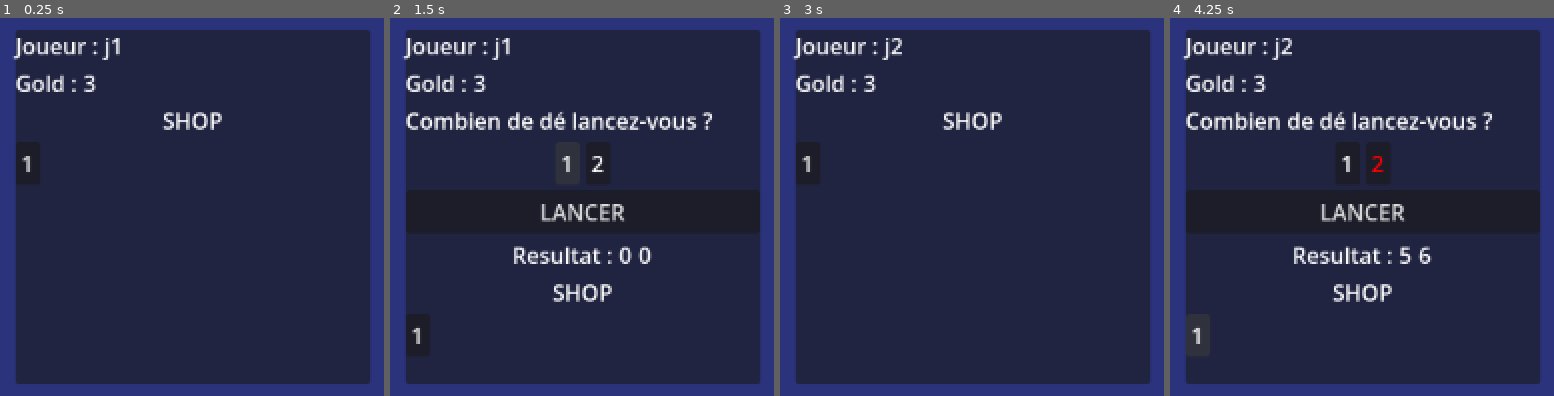
Above: before the commit, frames 1-4 (left to right).
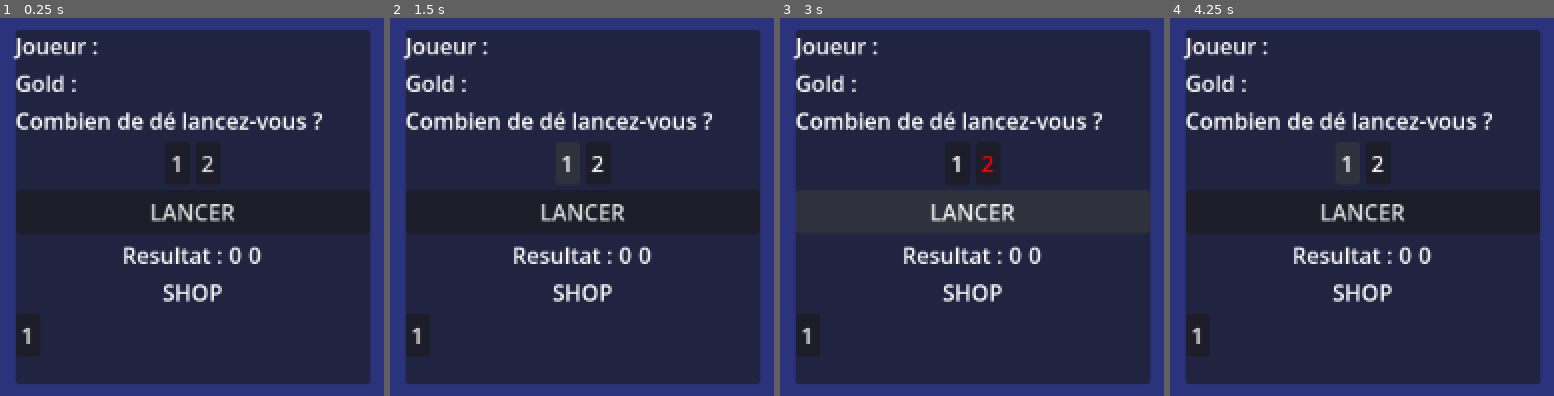
Above: after the commit, the same moments.

Repository: NyHaja/Minivilles
Game: Godot game, scene res://main.tscn
Same seed, same stepped clock (60 frames per second), same inputs: the game is played once before the commit and once after it.
Inputs:
- Up to frame 1 (0.25 s): no input
- Up to frame 2 (1.5 s): click "1" at 0.5 s; click "1" at 1.25 s
- Up to frame 3 (3 s): click "2" at 2 s; click "LANCER" at 2.75 s
- Up to frame 4 (4.25 s): click "1" at 3.5 s

The runs differ from the first frame. In frame 1, 4.5% of the frame differs, in the area x 4-84%, y 5-87%; in frame 2, 0.2%; in frame 3, 4.7%; in frame 4, 0.5%.
Error after the commit: Invalid access to property or key 'pseudo' on a base object of type 'Node (Player)'. (res://main.gd:10)

Commit message:
Translated all function/variables names to enlgish

Diff:
--- /dev/null
+++ b/mini-ville/Class/DrawPile.gd
@@ -0,0 +1,15 @@
+extends Node
+class_name  DrawPile
+
+var drawPile : Array[int]
+
+
+func _init() -> void: # A REVOIR AVEC CLEMENT LES ID DES CARTES
+	for i in range(0,15): # test
+		drawPile.push_front(i)
+
+func draw() -> int:
+	return drawPile.pop_back()
+
+func is_empty() -> bool:
+	return drawPile.size() == 0
--- a/mini-ville/Class/Establishment.gd
+++ b/mini-ville/Class/Establishment.gd
@@ -1,7 +1,7 @@
 extends Node
 class_name  Establishment
 
-enum COULEUR{
+enum COLOR{
 	BLUE,
 	GREEN,
 	RED,
--- a/mini-ville/Class/Game.gd
+++ b/mini-ville/Class/Game.gd
@@ -5,7 +5,7 @@
 var gameId:int
 
 var timer:int
-var goldinitamount :int
+var goldInitAmount :int
 
 var playerCount:int
 var currentPlayerIndex:int
@@ -13,143 +13,143 @@
 
 var shop:Shop
 
-var ecranDeGameplay:Game_Play # OBJET (ECRAN) où possède les function d'affichage et d'input
+var gameplayScreen:Game_Play # OBJET (ECRAN) où possède les function d'affichage et d'input
 
-enum CHOIX {
+enum CHOICE {
 	SKIP,
 	Build_MONUMENT,
 	Build_ETABLISHMENT
 }
 
 # Constructeur
-func _init(gameId:int,timer:int,players:Array[Player],eg:Game_Play,goldinitamount:int = 3) -> void:
+func _init(gameId:int,timer:int,players:Array[Player],eg:Game_Play,goldInitAmount:int = 3) -> void:
 	self.timer = timer
 	self.playerCount = players.size()
 	self.playerArray = players
 	self.gameId = gameId
-	self.ecranDeGameplay = eg
-	self.goldinitamount = goldinitamount
+	self.gameplayScreen = eg
+	self.goldInitAmount = goldInitAmount
 	shop = Shop.new() #Generer les xxx (a voir) carte dans la pioche
 
-func demarrerPartie() ->void:
+func startGame() ->void:
 	# INIT
 		#Donner champ blé et boulangerie a tout les joueur et 3 gold
-	for joueur:Player in playerArray:
-		joueur.recieveGold(goldinitamount)
-		joueur.deck.push_back(0) # A REVOIR METTRE LE VRAI ID DE LA CARTE !!!!!
-		joueur.deck.push_back(0) # A REVOIR
+	for player:Player in playerArray:
+		player.recieveGold(goldInitAmount)
+		player.deck.push_back(0) # A REVOIR METTRE LE VRAI ID DE LA CARTE !!!!!
+		player.deck.push_back(0) # A REVOIR
 
 
-	var AunGagnant = false
-	var aConstruit = false
-	var TourBonus = false
+	var winner = false
+	var hasConstructed = false
+	var bonusTurn = false
 	# LOOP de partie
-	while not(AunGagnant):
-		aConstruit = false
-		TourBonus = false
+	while not(winner):
+		hasConstructed = false
+		bonusTurn = false
 
-		await ecranDeGameplay.RafraichirBasicInfo(self)
+		await gameplayScreen.RefreshBasicInfo(self)
 		var resDice:int = await DicePhase()
 		EffectPhase(resDice)
 
-		var choix
+		var choice
 		# choix = INPUT
 
-		match  choix:
-			CHOIX.Build_MONUMENT :
+		match  choice:
+			CHOICE.Build_MONUMENT :
 				buildPhase(0)
-			CHOIX.Build_ETABLISHMENT :
+			CHOICE.Build_ETABLISHMENT :
 				buyPhase(0)
-			CHOIX.SKIP :
-				skipPhase(aConstruit)
+			CHOICE.SKIP :
+				skipPhase(hasConstructed)
 
-		skipPhase(aConstruit)
+		skipPhase(hasConstructed)
 
-		AunGagnant = verifierVictoire(getJoueurActif())
+		winner = verifyVictory(getActivePlayer())
 
-		if not(TourBonus):
+		if not(bonusTurn):
 			currentPlayerIndex = (currentPlayerIndex + 1) % playerArray.size()
 
 
-func getJoueurActif() -> Player:
+func getActivePlayer() -> Player:
 	return playerArray[currentPlayerIndex % playerCount ]
 
-func getJoueursOrdreAntihoraire(reference:Player) -> Array[Player]:
+func getPlayerCounterClockwise(reference:Player) -> Array[Player]:
 	return playerArray
 
 
-func verifierVictoire(joueur:Player) -> bool:
-	return joueur.monumentCount == 5
+func verifyVictory(player:Player) -> bool:
+	return player.monumentCount == 5
 
-func terminerPartie(gagnant:Player) -> void:
+func finishGame(winner:Player) -> void:
 	# mise à jour des stat à envoie pour le BDD
 	pass
 
 
 func DicePhase() -> int:
-	var resArray = await lanceDe()
+	var resArray = await rollDice()
 
 	# Monument Radio : pouvoir de relancer
-	if getJoueurActif().monumentArray[Monument.MONUMENT_ID.Radio]:
+	if getActivePlayer().monumentArray[Monument.MONUMENT_ID.Radio]:
 		#RELANCER ?
-		var relancer
+		var reroll
 		#relancer = INPUT
-		if relancer:
-			resArray = await lanceDe()
+		if reroll:
+			resArray = await rollDice()
 
 	# Monument Parc Arctraction : douvle -> tour bonus
-	if getJoueurActif().monumentArray[Monument.MONUMENT_ID.Parc]:
+	if getActivePlayer().monumentArray[Monument.MONUMENT_ID.Parc]:
 		if resArray[0] == resArray[1]:
 			# TOUR BONUS
 			pass
 		pass
 
-	var somme = resArray[0] + resArray[1]
+	var sum = resArray[0] + resArray[1]
 	# Monument Port : resultat des >= 10, ajoutez +2.
-	if getJoueurActif().monumentArray[Monument.MONUMENT_ID.Radio]:
-		somme = somme + 2
+	if getActivePlayer().monumentArray[Monument.MONUMENT_ID.Radio]:
+		sum = sum + 2
 		pass
-	return somme
+	return sum
 
-func lanceDe() -> Array[int]:
+func rollDice() -> Array[int]:
 	var res:Array[int]
 	res.insert(0,(randi()%6) + 1)
 	res.insert(1,0)
 
 
-	var intnombreDe = 1
+	var numberDice = 1
 
-	if getJoueurActif().monumentArray[Monument.MONUMENT_ID.Gare]:
-		intnombreDe = await ecranDeGameplay.lancer_de() #INPUT
-	if intnombreDe == 2:
+	if getActivePlayer().monumentArray[Monument.MONUMENT_ID.Gare]:
+		numberDice = await gameplayScreen.rollDice() #INPUT
+	if numberDice == 2:
 		res.insert(1,(randi()%6) + 1)
 
-	ecranDeGameplay.affiche_resultat(res[0],res[1])
+	gameplayScreen.showResult(res[0],res[1])
 	return res
 
 func EffectPhase(resDice) -> void:
 	# ROUGE
-	for joueur:Player in getJoueursOrdreAntihoraire(getJoueurActif()):
-		joueur.activateEffect(Establishment.COULEUR.RED)
+	for player:Player in getPlayerCounterClockwise(getActivePlayer()):
+		player.activateEffect(Establishment.COLOR.RED)
 	# Bleu
-	for joueur:Player in playerArray:
-		joueur.activateEffect(Establishment.COULEUR.BLUE)
+	for player:Player in playerArray:
+		player.activateEffect(Establishment.COLOR.BLUE)
 	#VERT
-	getJoueurActif().activateEffect(Establishment.COULEUR.GREEN)
+	getActivePlayer().activateEffect(Establishment.COLOR.GREEN)
 	#Violet
-	getJoueurActif().activateEffect(Establishment.COULEUR.PURPLE)
+	getActivePlayer().activateEffect(Establishment.COLOR.PURPLE)
 
 
 
 #func lance
-func skipPhase(aConstruit) -> void:
-	var joueur = getJoueurActif()
-	if not(aConstruit):
-		if joueur.balance <=2:
-			joueur.balance = joueur.balance + 2
+func skipPhase(hasConstructed) -> void:
+	var player = getActivePlayer()
+	if not(hasConstructed):
+		if player.balance <=2:
+			player.balance = player.balance + 2
 		# Monument Radio : pouvoir de relancer
-		if getJoueurActif().monumentArray[Monument.MONUMENT_ID.Aeroport]:
-			joueur.balance = joueur.balance + 10
+		if getActivePlayer().monumentArray[Monument.MONUMENT_ID.Aeroport]:
+			player.balance = player.balance + 10
 
 func buyPhase(card_id:int):
 	pass
--- a/mini-ville/Class/Pioche.gd
+++ /dev/null
@@ -1,15 +0,0 @@
-extends Node
-class_name  Pioche
-
-var pioche : Array[int]
-
-
-func _init() -> void: # A REVOIR AVEC CLEMENT LES ID DES CARTES
-	for i in range(0,15): # test
-		pioche.push_front(i)
-
-func draw() -> int:
-	return pioche.pop_back()
-
-func est_vide() -> bool:
-	return pioche.size() == 0
--- a/mini-ville/Class/Player.gd
+++ b/mini-ville/Class/Player.gd
@@ -2,20 +2,20 @@
 class_name  Player
 
 var monumentCount: int
-var dicecount: int
-var pseudo:String
+var diceCount: int
+var username:String
 var balance :int = 0
-var  monumentArray : Array[bool] = []
+var monumentArray : Array[bool] = []
 var deck : Array[int]
 
-func activateEffect(color:Establishment.COULEUR)->void:
+func activateEffect(color:Establishment.COLOR)->void:
 	pass
 
 func recieveGold(amount: int) -> void:
 	balance += amount
 
-func _init(pseudo) -> void:
-	self.pseudo = pseudo
+func _init(username) -> void:
+	self.username = username
 	monumentArray.resize(6)
 	monumentArray.fill(false)
 	monumentArray.insert(Monument.MONUMENT_ID.Gare,true)
--- a/mini-ville/Class/Shop.gd
+++ b/mini-ville/Class/Shop.gd
@@ -2,18 +2,18 @@
 class_name  Shop
 
 var shop : Array[Slot]
-var pioche : Pioche #125 carte de "reserve" (sans compter les monument et les carte de départ)
+var drawPile : DrawPile #125 carte de "reserve" (sans compter les monument et les carte de départ)
 
 const SIZESHOP = 9
 
 # TO DO
 func _init() -> void:
-	pioche = Pioche.new()
+	drawPile = DrawPile.new()
 	fill()
 	print_shop()
 
-func achette(joueur:Player,IDcard:int):
-	if dispo(IDcard):
+func bought(joueur:Player,IDcard:int):
+	if available(IDcard):
 		# ajoute carte dans joueur
 		fill()
 
@@ -24,24 +24,24 @@
 
 	return null
 
-func dispo(IDcard:int)->bool:
+func available(IDcard:int)->bool:
 	return not(slotID(IDcard) == null)
 
-func libererSlotVide():
+func freeEmptySlot():
 	for i in shop.size():
 		if shop[i].quantity == 0:
 			shop.remove_at(i)
 
 func fill()->void:
-	libererSlotVide()
-	while shop.size() < 9 and not(pioche.est_vide()):
-		var new = pioche.draw()
-		var slotexitant = slotID(new)
-		if slotexitant == null:
+	freeEmptySlot()
+	while shop.size() < 9 and not(drawPile.is_empty()):
+		var new = drawPile.draw()
+		var existantSlot = slotID(new)
+		if existantSlot == null:
 			var newslot = Slot.new(new,1)
 			shop.append(newslot)
 		else:
-			slotexitant.quantity += 1
+			existantSlot.quantity += 1
 
 
 func print_shop()->void:
Renamed: mini-ville/Class/Pioche.gd.uid -> mini-ville/Class/DrawPile.gd.uid
